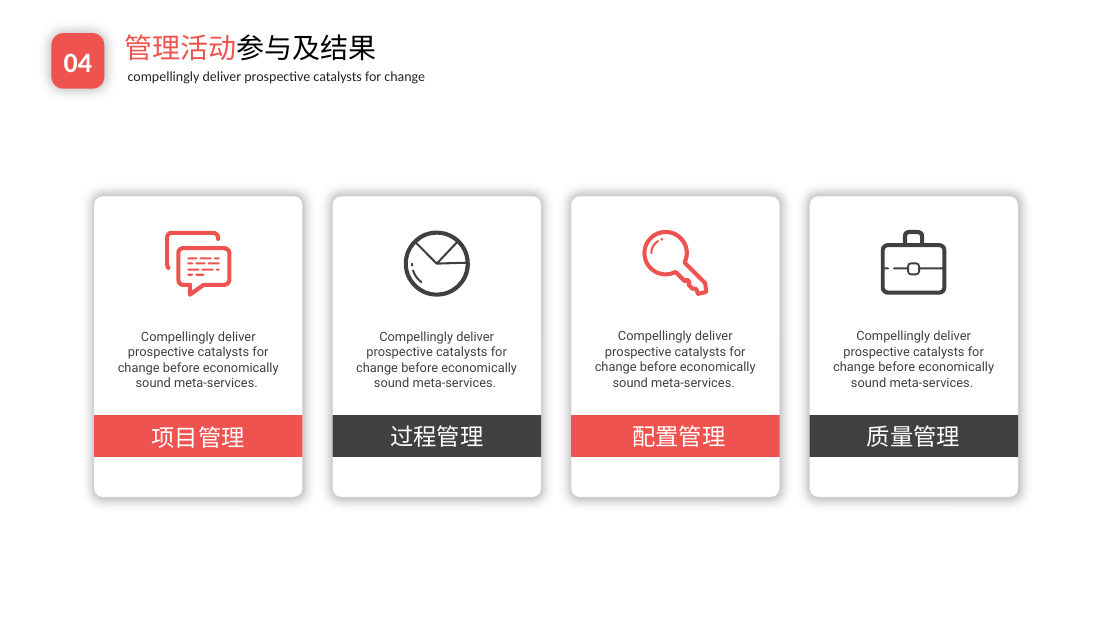
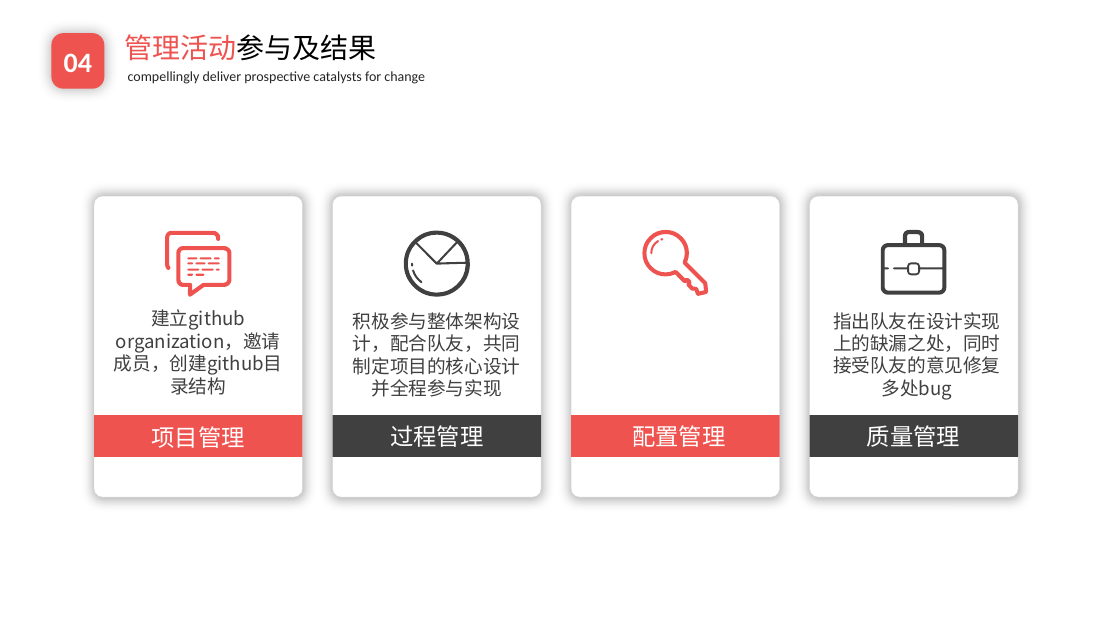
Before and after one commit to EnInternalChat/se2017, a slide deck: slide 18 of doc/个人汇报-陈潢.pptx. Drawn at 1120x630 pixels with LibreOffice and Linux fonts; fonts in the diff are those of the drawing; background and template pictures are left out. Boxes give left, top, right and bottom in pixels: in the first picture for what was removed or moved away, otherwise in the second. Text is boxed around its words. In the diff, an @@ line names an element or a change of style, - is before the commit and + after.

Commit message:
BASIC

```diff
--- a/doc/个人汇报-陈潢.pptx
+++ b/doc/个人汇报-陈潢.pptx
@@ text added at box(114, 309, 282, 375), 16 pt, text #404040 @@
+建立github organization，邀请成员，创建github目录结构
@@ text added at box(353, 312, 520, 397), 16 pt, text #404040 @@
+积极参与整体架构设计，配合队友，共同制定项目的核心设计并全程参与实现
@@ text added at box(833, 312, 1000, 400), 16 pt, text #404040 @@
+指出队友在设计实现上的缺漏之处，同时接受队友的意见修复多处bug
@@ text removed at box(118, 331, 279, 387) @@
-Compellingly deliver prospective catalysts for change before economically sound meta-services.
@@ text removed at box(356, 331, 517, 387) @@
-Compellingly deliver prospective catalysts for change before economically sound meta-services.
@@ text removed at box(595, 330, 756, 387) @@
-Compellingly deliver prospective catalysts for change before economically sound meta-services.
@@ text removed at box(833, 330, 994, 387) @@
-Compellingly deliver prospective catalysts for change before economically sound meta-services.
```
